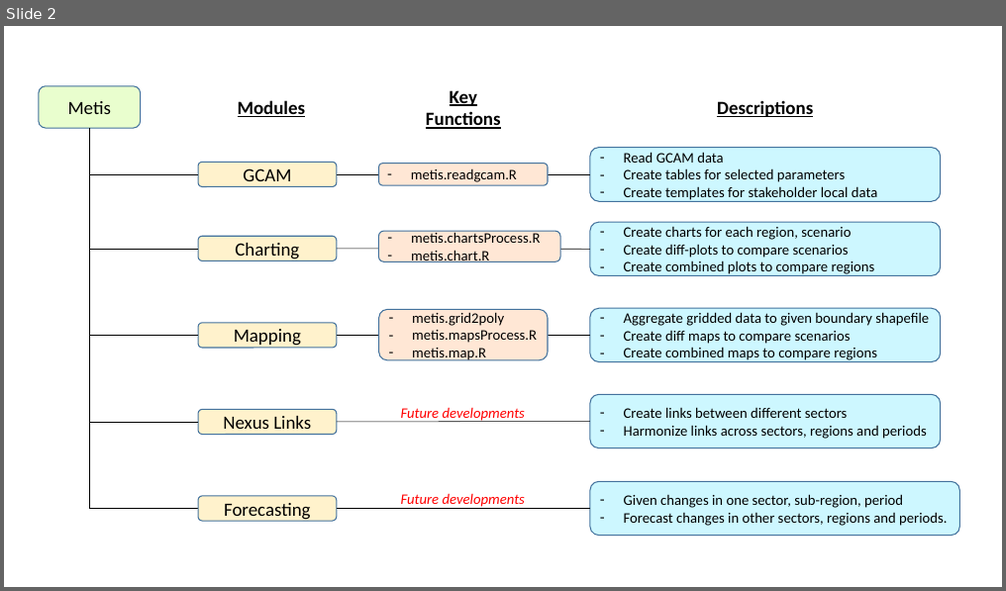
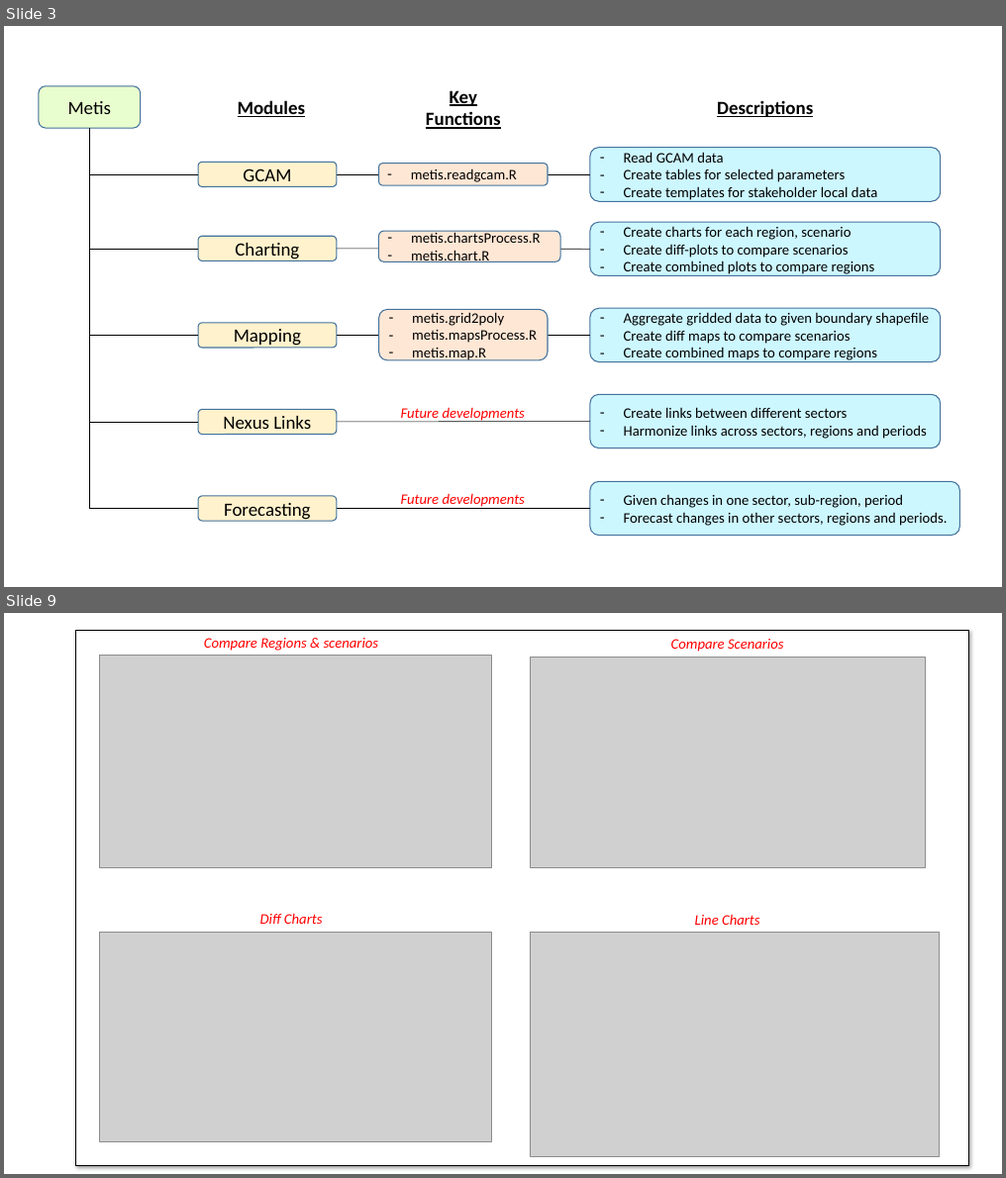
Before and after one commit to JGCRI/metis, a slide deck: READMEfigs/READMEfigs.pptx. Shown one above the other, each under a label of ours: slide 2 before the commit, slides 3 and 9 after it; the slides between them are not shown. The pictures are 1006x591 and 1006x1178 pixels, drawn with LibreOffice and Linux fonts; fonts in the diff are those of the drawing; grey boxes stand for pictures. Boxes give left, top, right and bottom in pixels: in the first picture for what was removed or moved away, otherwise in the second. Text is boxed around its words. In the diff, an @@ line names an element or a change of style, - is before the commit and + after.

```diff
--- a/READMEfigs/READMEfigs.pptx
+++ b/READMEfigs/READMEfigs.pptx
@@ slide 9 added at box(4, 613, 1002, 1174), background #FFFFFF @@
@@ rectangle added at box(75, 630, 969, 1165), fill #FFFFFF, outline #000000 0.25 pt @@
@@ rounded rectangle added at box(144, 630, 439, 656), 14 pt, text #FF0000, italic @@
+Compare Regions & scenarios
@@ rounded rectangle added at box(638, 630, 816, 656), 14 pt, text #FF0000, italic @@
+Compare Scenarios
@@ picture added at box(100, 656, 491, 867) @@
@@ picture added at box(530, 658, 925, 867) @@
@@ rounded rectangle added at box(202, 906, 380, 932), 14 pt, text #FF0000, italic @@
+Diff Charts
@@ rounded rectangle added at box(638, 906, 816, 932), 14 pt, text #FF0000, italic @@
+Line Charts
@@ picture added at box(100, 932, 491, 1143) @@
@@ picture added at box(530, 932, 939, 1157) @@
@@ what was slide 2 is now slide 3 @@
```
Also in this commit, not shown: 3 slides changed, 9 other slides added, 2 slides removed, 35 other files.
